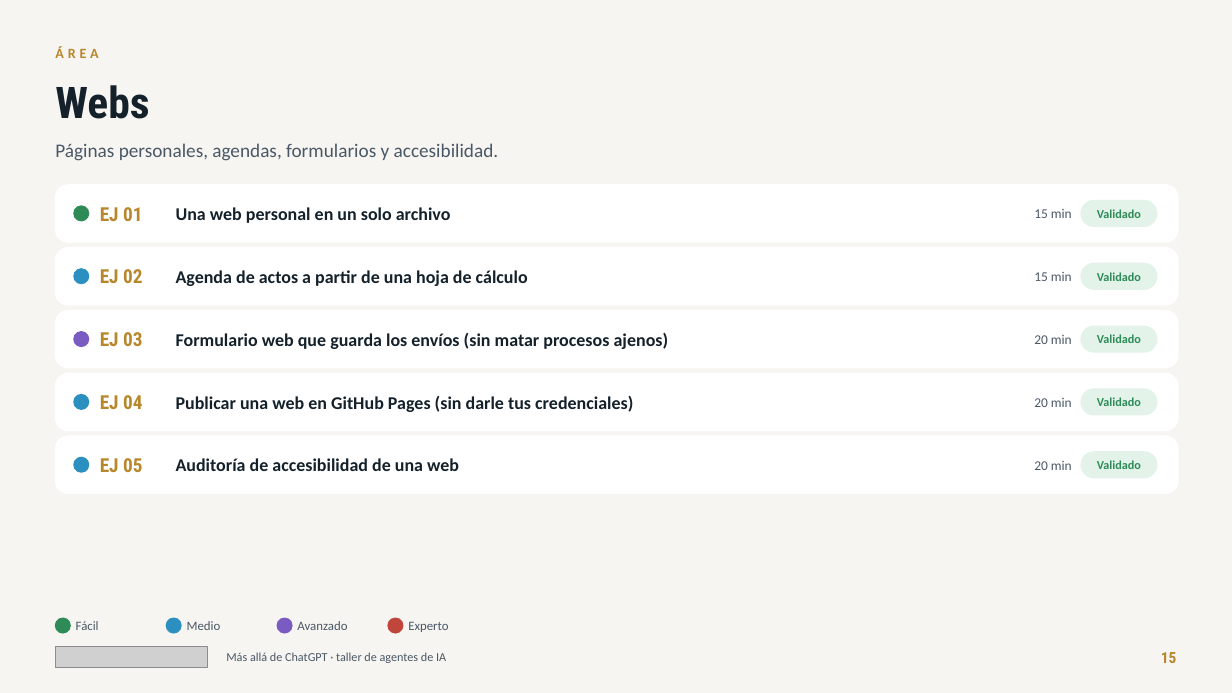
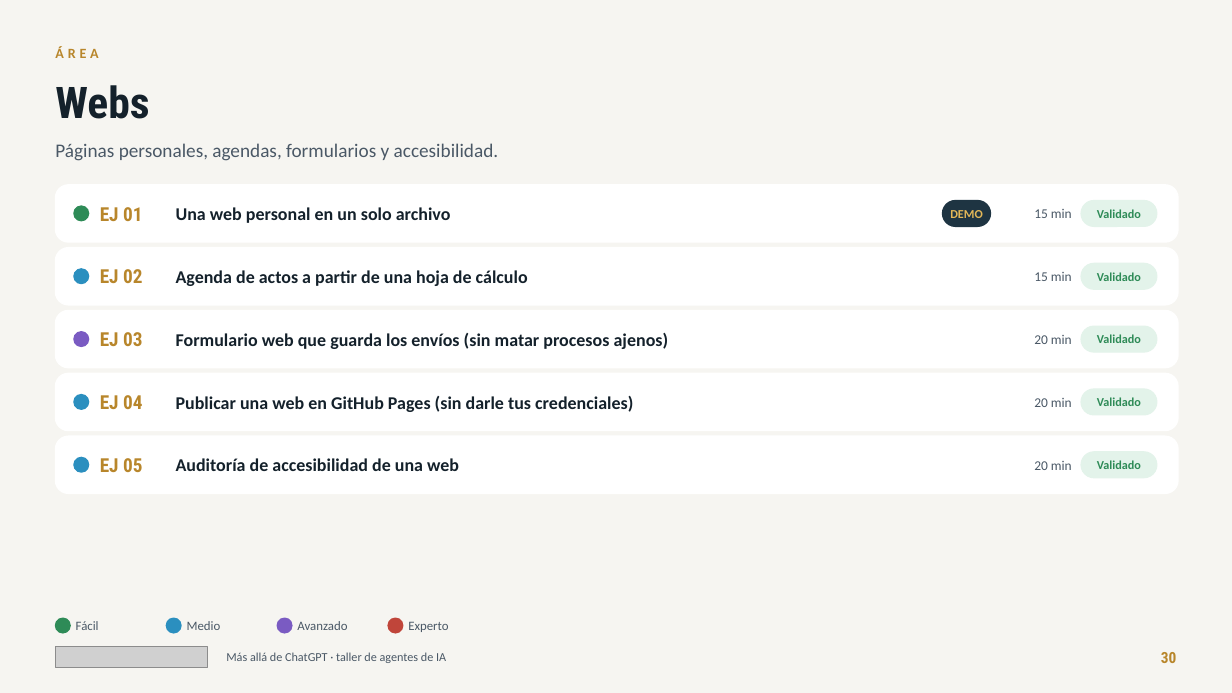
Before and after one commit to jlasherasTracasa/taller_semana_ia_2026, a slide deck: slide 30 of presentacion/taller-agentes-ia.pptx (slide 15 before the commit). Drawn at 1232x693 pixels with LibreOffice and Linux fonts; fonts in the diff are those of the drawing; grey boxes stand for pictures. Boxes give left, top, right and bottom in pixels: in the first picture for what was removed or moved away, otherwise in the second. Text is boxed around its words. In the diff, an @@ line names an element or a change of style, - is before the commit and + after.

```diff
--- a/presentacion/taller-agentes-ia.pptx
+++ b/presentacion/taller-agentes-ia.pptx
@@ rounded rectangle added at (943, 201, 991, 226), fill #1E3442, outline #1E3442 1 pt @@
@@ text added at (950, 210, 982, 218), 9.5 pt, text #E4B858, bold @@
+DEMO
@@ text at (1161, 652, 1177, 663): text changed @@
-15
+30
```
Also in this commit, not shown: 28 other slides changed, 19 slides added, 3 slides removed, 6 other files.
